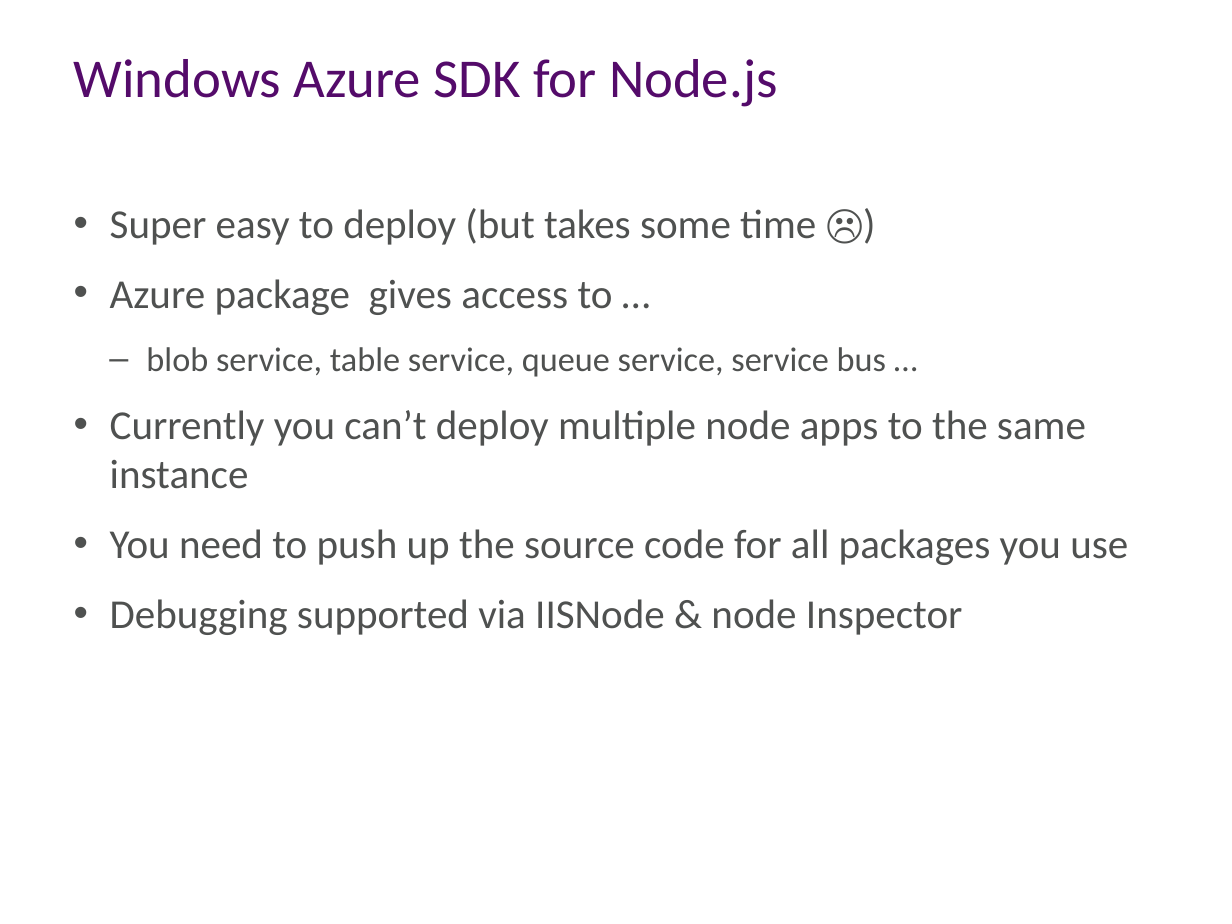
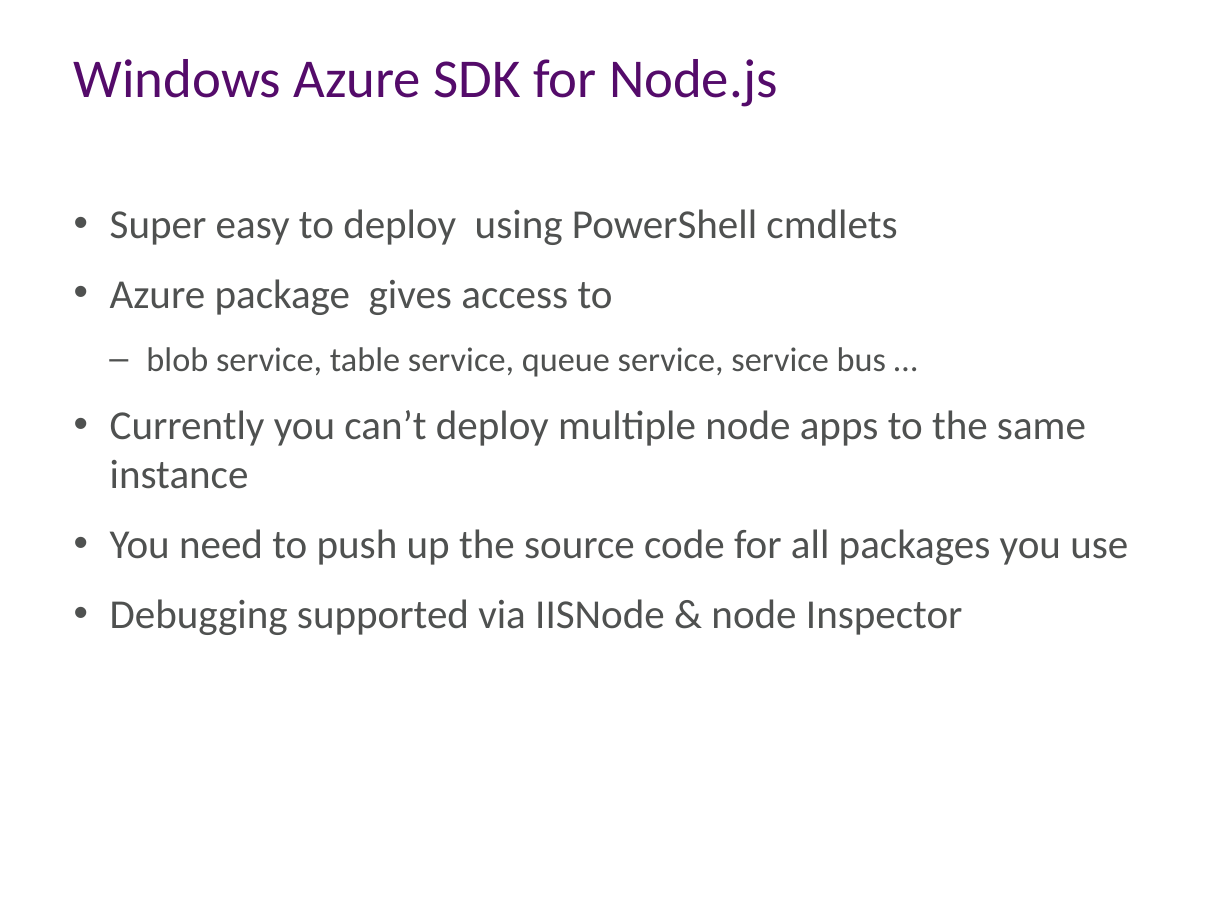
Before and after one commit to aidancasey/AzureNodeChatClient, a slide deck: slide 15 of presentation/Building Node.js Applications on Windows Azure.pptx. Drawn at 1232x924 pixels with LibreOffice and Linux fonts; fonts in the diff are those of the drawing; background and template pictures are left out. Boxes give left, top, right and bottom in pixels: in the first picture for what was removed or moved away, otherwise in the second. Text is boxed around its words. In the diff, an @@ line names an element or a change of style, - is before the commit and + after.

```diff
--- a/presentation/Building Node.js Applications on Windows Azure.pptx
+++ b/presentation/Building Node.js Applications on Windows Azure.pptx
@@ text at box(110, 209, 897, 315): text changed @@
-• Super easy to deploy (but takes some time ☹)
-• Azure package gives access to …
+• Super easy to deploy using PowerShell cmdlets
+• Azure package gives access to
```
Also in this commit, not shown: 7 other slides changed, 1 other file.
